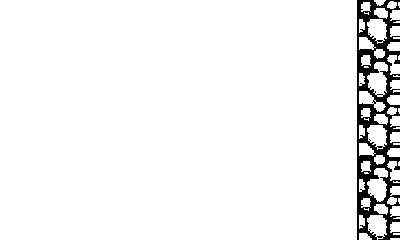
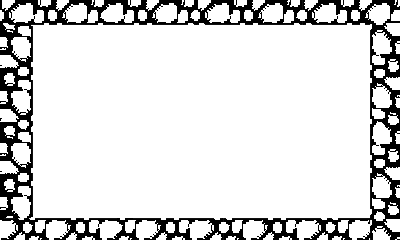
Revision of a layered 400×240 image; what changed, layer by layer:
hid "Layer 2" over [357, 10, 359, 238]
painted on "Threshold 1", unmasked it over [370, 21, 400, 240]
removed layer "Layer 2 copy 2" over [358, 0, 400, 240]
added layer "Layer 3 copy" above "Layer 3" over [0, 218, 400, 240]
added layer "Layer 3" above "Threshold 1 copy 3" over [0, 0, 400, 25]
added layer "Threshold 1 copy 3" above "Layer 1" over [0, 17, 33, 240]
